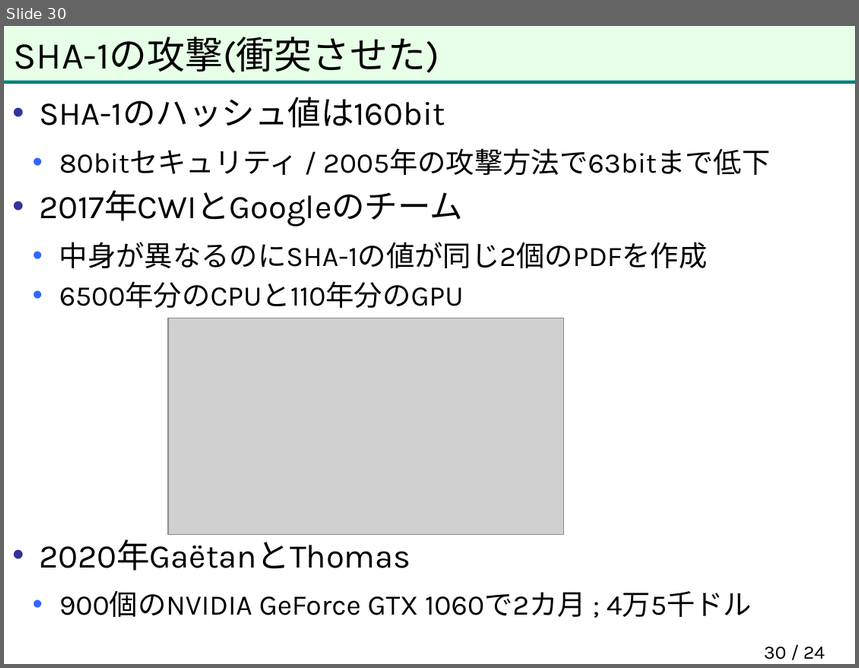
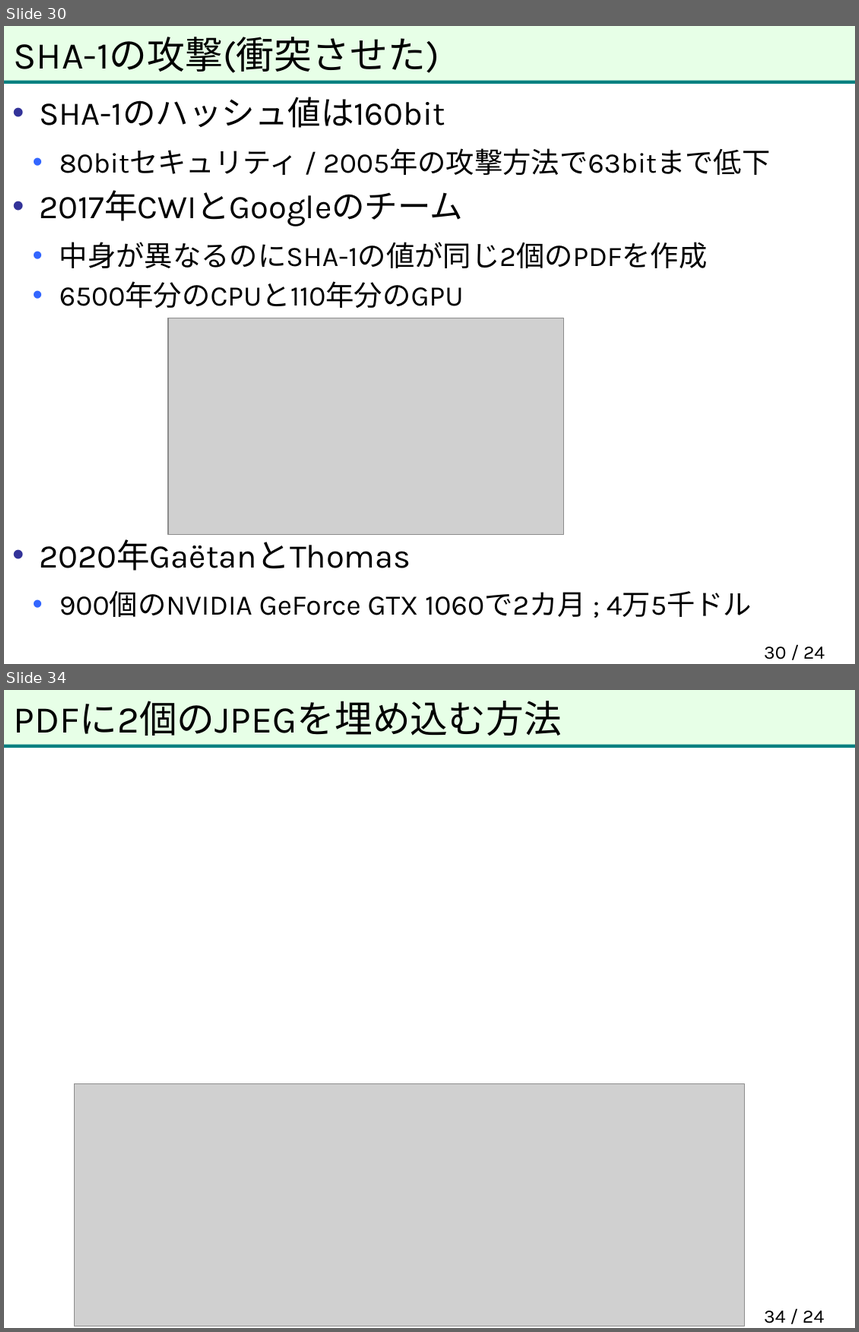
Before and after one commit to herumi/anninbon, a slide deck: lec/anninbon6.pptx. Shown one above the other, each under a label of ours: slide 30 before the commit, slides 30 and 34 after it; the slides between them are not shown. The pictures are 859x668 and 859x1332 pixels, drawn with LibreOffice and Linux fonts; fonts in the diff are those of the drawing; grey boxes stand for pictures; background and template pictures are left out. Boxes give left, top, right and bottom in pixels: in the first picture for what was removed or moved away, otherwise in the second. Text is boxed around its words. In the diff, an @@ line names an element or a change of style, - is before the commit and + after.

```diff
--- a/lec/anninbon6.pptx
+++ b/lec/anninbon6.pptx
@@ slide 34 added at (4, 690, 855, 1328), background picture (left out); not listed: 2 template elements that a slide beside it also shows @@
@@ title added at (14, 701, 562, 736), 32 pt, text #000000 @@
+PDFに2個のJPEGを埋め込む方法
@@ picture added at (75, 1084, 744, 1326) @@
@@ page number added at (764, 1311, 824, 1324), 16 pt, text #000000 @@
+34 / 24
```
Also in this commit, not shown: 7 other slides added.
